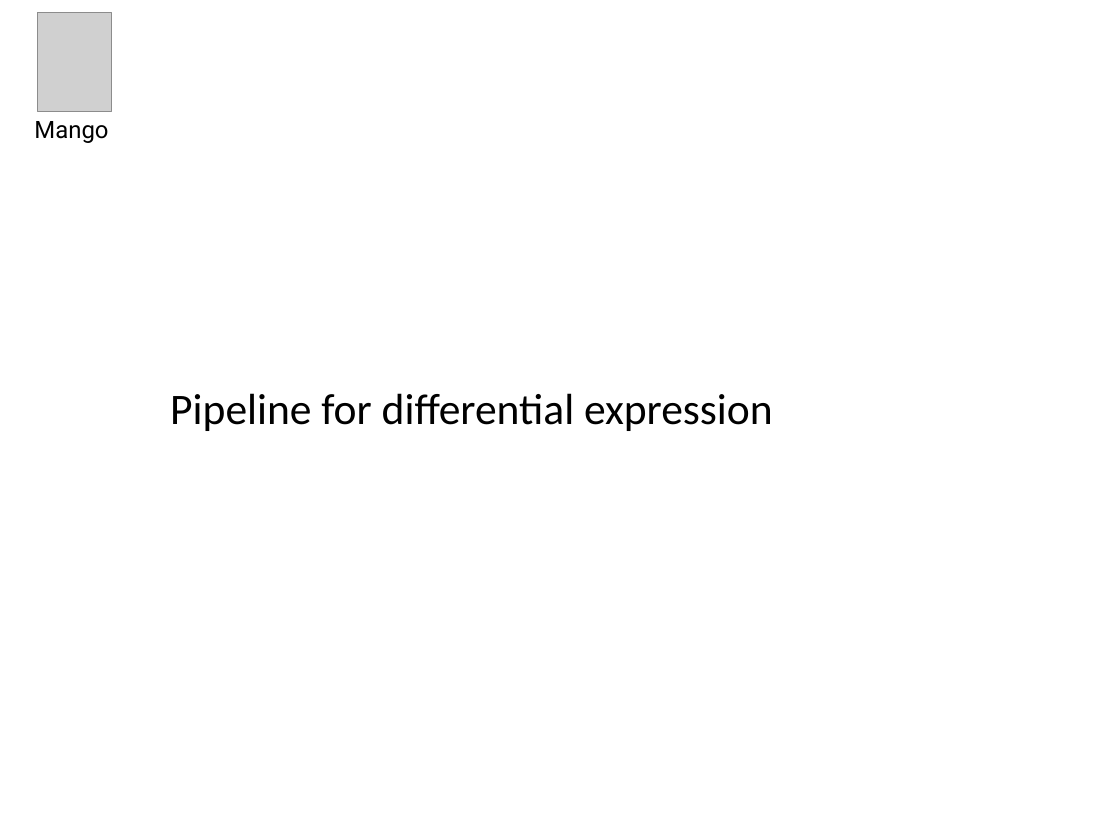
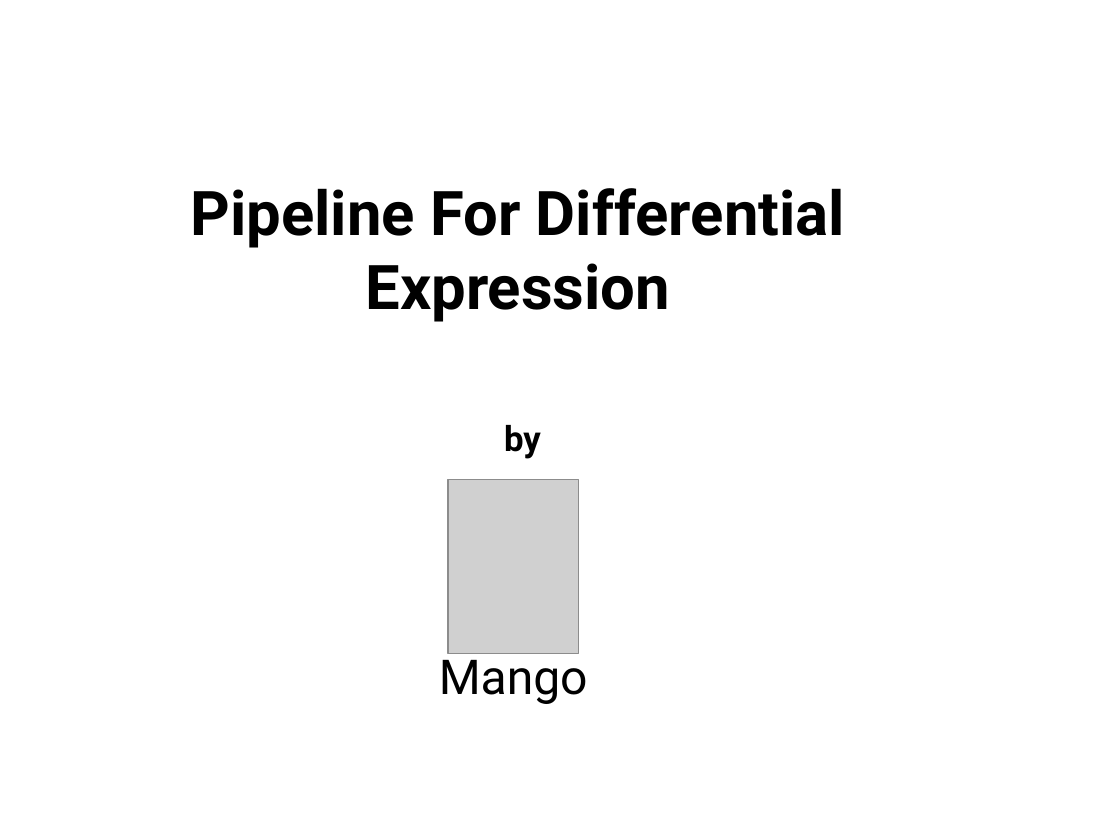
Before and after one commit to Bioinformatics-Mango/Bioinformatics, a slide deck: slide 1 of Presentations/Projectplan - planning and progress.pptx. Drawn at 1120x840 pixels with LibreOffice and Linux fonts; fonts in the diff are those of the drawing; grey boxes stand for pictures; background and template pictures are left out. Boxes give left, top, right and bottom in pixels: in the first picture for what was removed or moved away, otherwise in the second. Text is boxed around its words. In the diff, an @@ line names an element or a change of style, - is before the commit and + after.

Commit message:
Second draft project plan
Changed frontpage and overal styling

```diff
--- a/Presentations/Projectplan - planning and progress.pptx
+++ b/Presentations/Projectplan - planning and progress.pptx
@@ title "Pipeline For Differential Expression" at [190, 188, 845, 322]: vertical alignment bottom to middle @@
@@ title at [190, 188, 845, 322]: text changed; size 28 to 39.6 pt; font Calibri to Roboto; bold on @@
-Pipeline for differential expression
+Pipeline For Differential Expression
@@ subtitle added at [504, 425, 541, 459], 22.4 pt, text #000000, bold @@
+by
@@ picture: place and size @@
-picture at [37, 12, 111, 111]
+picture at [448, 479, 579, 653]
@@ text "Mango": place and size @@
-text "Mango" at [34, 121, 108, 143]
+text "Mango" at [439, 650, 588, 704]
@@ text "Mango" at [439, 650, 588, 704]: size 15.4 to 30.9 pt @@
```
Also in this commit, not shown: 9 other slides changed.
